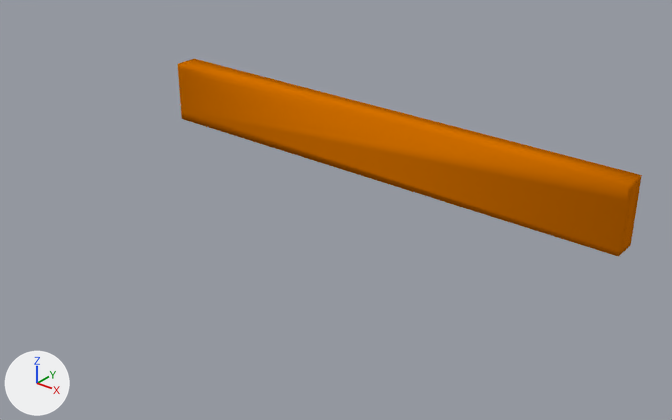
Before and after pictures for a commit that changed the Blender file Objekte/Welt-xna.blend.
Camera for both pictures: a camera (50 mm lens) standing at (27.7, -38.1, 18.8) and looking at (1.0, -4.7, -1.9). The lights are fixed; the arrows at lower left show +X, +Y and +Z.

Objects in the first picture: 'Landscape'.
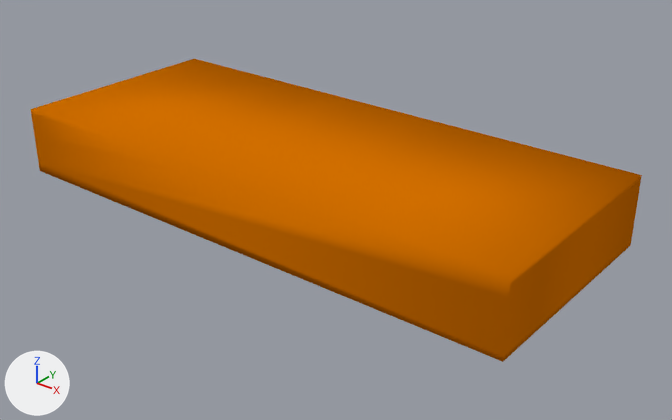
The newer file is also turned or shifted as a whole; pictures and numbers use the older file's frame.

The change in detail:
me_landscape has 1084 vertices, 1067 faces and spans x -14.4..14.5, y -1.0..3.0, z -1.6..1.9.
me_landscape is used by ob_landscape; location (0.0, 0.0, 0.0).
me_landscape part 1: all 94 vertices in x -14.4..14.5, y -1.0, z -1.6..1.9 are moved by (0.0, -10.5, 0.0).

Boxes [x1, y1, x2, y2] around the edits, measured in the pictures (672 x 420 px):
'Landscape', reshaped (32% wider, 53% taller): before [178, 59, 642, 257]; after [31, 59, 642, 362]
